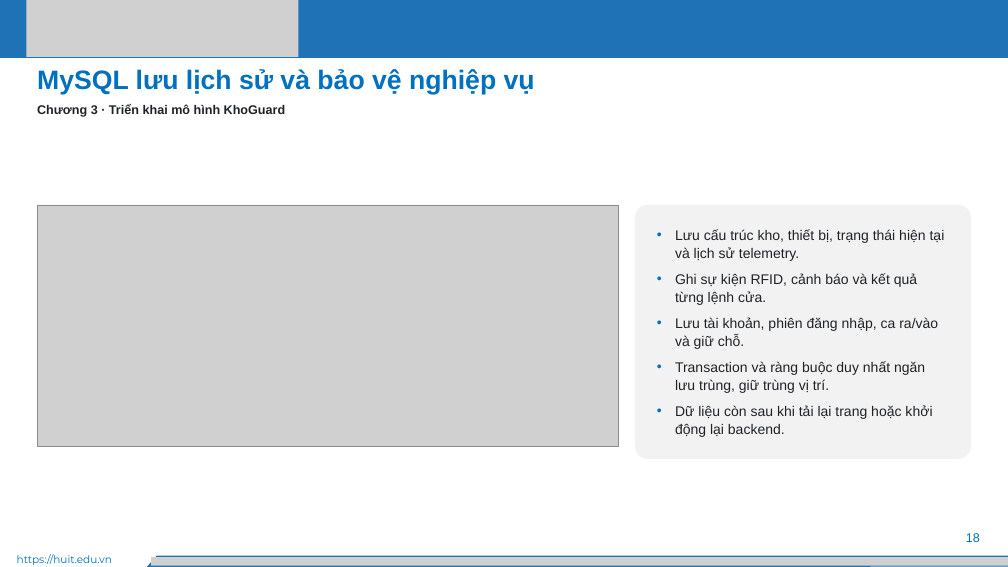
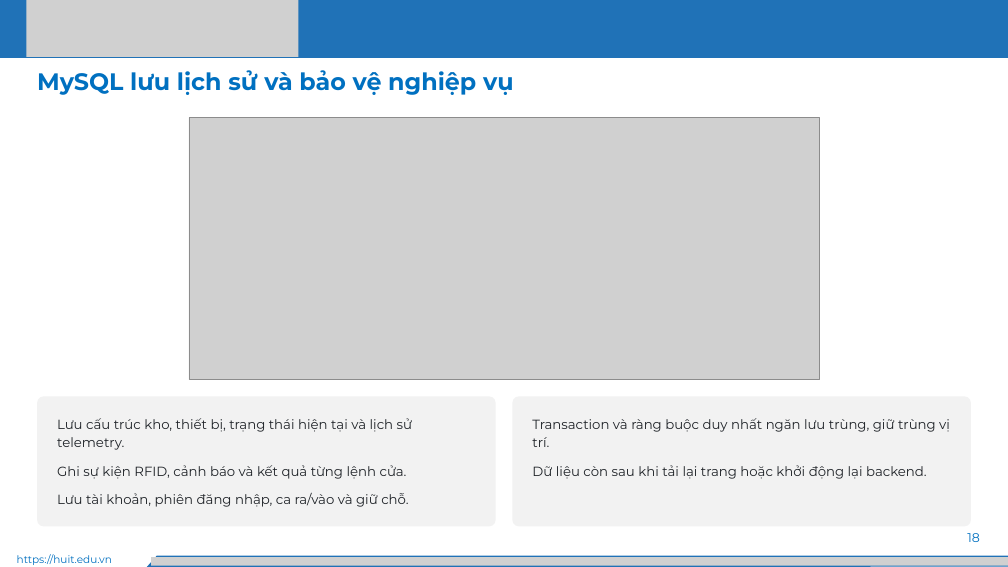
Before and after one commit to Huuloc123456/khoguard-iot, a slide deck: slide 18 of docs/slides/KhoGuard-thuyet-trinh.pptx. Drawn at 1008x567 pixels with LibreOffice and Linux fonts; fonts in the diff are those of the drawing; grey boxes stand for pictures. Boxes give left, top, right and bottom in pixels: in the first picture for what was removed or moved away, otherwise in the second. Text is boxed around its words. In the diff, an @@ line names an element or a change of style, - is before the commit and + after.

```diff
--- a/docs/slides/KhoGuard-thuyet-trinh.pptx
+++ b/docs/slides/KhoGuard-thuyet-trinh.pptx
@@ text "MySQL lưu lịch sử và ..." at box(37, 70, 514, 95): size 38 to 34 pt, font Arial to Montserrat @@
@@ text removed at box(37, 104, 286, 117) @@
-Chương 3 · Triển khai mô hình KhoGuard
@@ picture: place and size @@
-picture at box(37, 205, 618, 446)
+picture at box(189, 117, 819, 380)
@@ text in rounded rectangle at box(675, 361, 932, 437): paragraphs removed @@
-• Transaction và ràng buộc duy nhất ngăn lưu trùng, giữ trùng vị trí.
-• Dữ liệu còn sau khi tải lại trang hoặc khởi động lại backend.
@@ rounded rectangle "Lưu cấu trúc kho, thiết ...": place and size @@
-rounded rectangle "Lưu cấu trúc kho, thiết ..." at box(635, 205, 971, 459)
+rounded rectangle "Lưu cấu trúc kho, thiết ..." at box(37, 396, 496, 526)
@@ rounded rectangle "Lưu cấu trúc kho, thiết ..." at box(37, 396, 496, 526): size 20 to 19 pt, font Arial to Montserrat; bullet • to none; line spacing 1.08 to 1.1; more space between paragraphs @@
@@ rounded rectangle added at box(513, 396, 971, 526), fill #F2F2F2, 19 pt, text #1F2328 @@
+Transaction và ràng buộc duy nhất ngăn lưu trùng, giữ trùng vị trí.
+Dữ liệu còn sau khi tải lại trang hoặc khởi động lại backend.
@@ text "18" at box(967, 533, 980, 542): font Arial to Montserrat @@
```
Also in this commit, not shown: 32 other slides changed, 7 other files.
